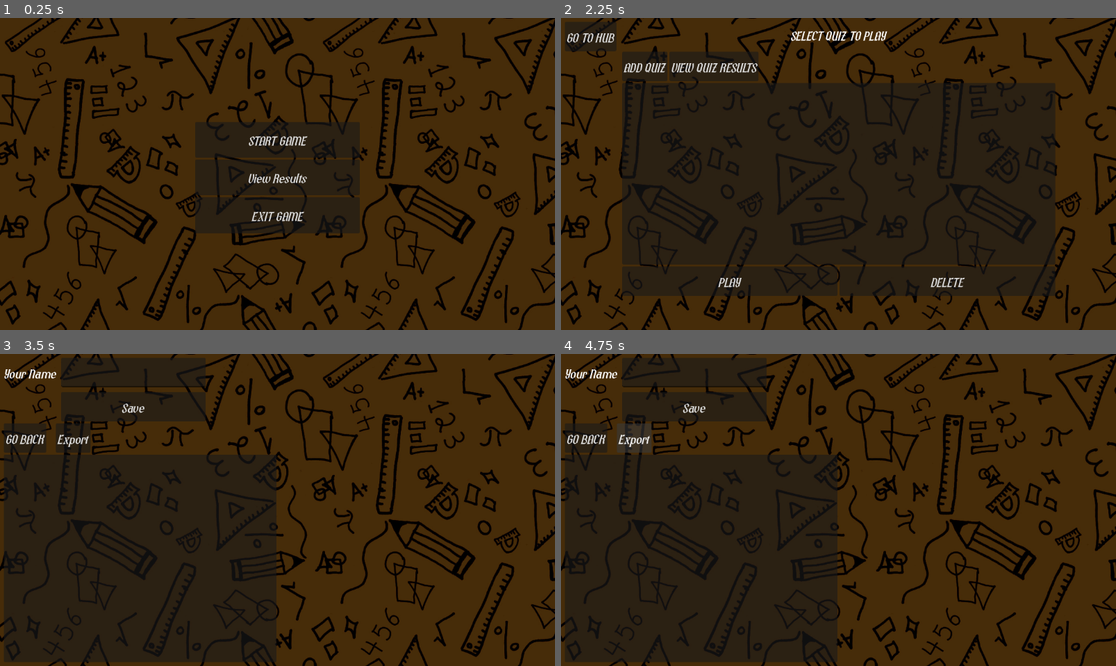
Above: before the commit, frames 1-4 (two rows, left to right).
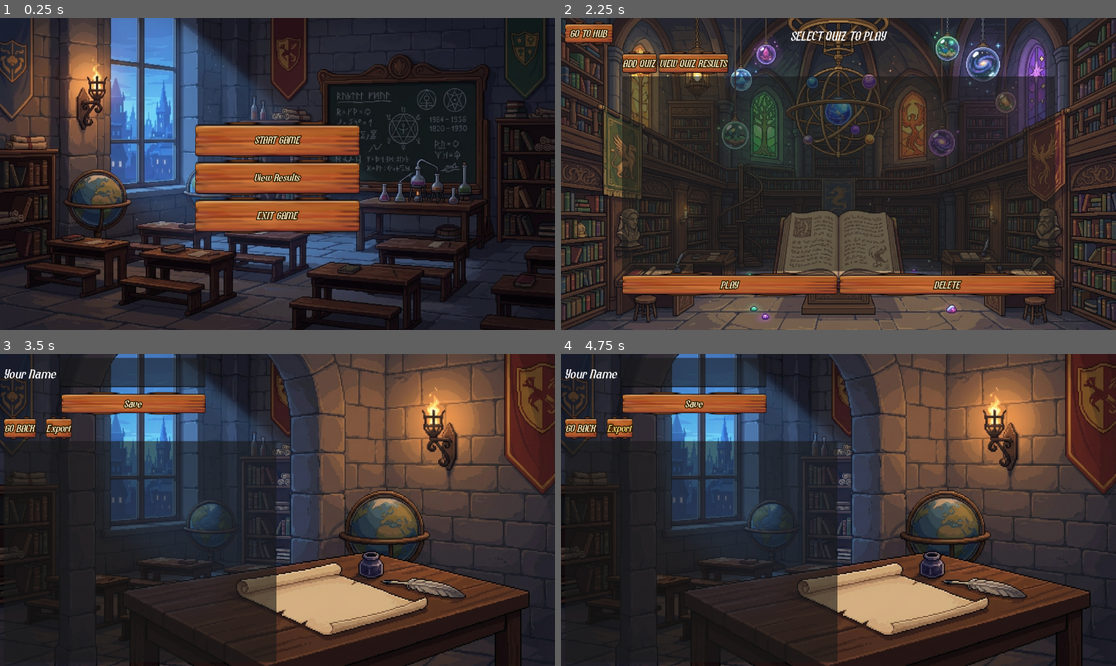
Above: after the commit, the same moments.

Repository: NwizuEmmanuel/quiz-quest
Game: Godot game, scene res://scenes/main/main.tscn
The game is run twice, just before and just after one commit, with the same random seed, the same clock (stepped at 60 frames per second) and the same inputs.
Inputs (mouse positions are in pixels of both pictures, inside the frame that each line leads up to):
- Up to frame 1 (0.25 s): no input
- Up to frame 2 (2.25 s): click "View Results" at 0.5 s; click (694, 36) at 1.27 s; type "Alex" at 1.35 s; click "GO BACK" at 2 s
- Up to frame 3 (3.5 s): click "VIEW QUIZ RESULTS" at 2.75 s
- Up to frame 4 (4.75 s): click "Export" at 3.5 s; click "Export" at 4.25 s

The runs differ from the first frame. In frame 1, 94% of the frame differs, in the area x 0-100%, y 0-100%; in frame 2, 66%; in frame 3, 70%; in frame 4, 70%.
Error in both runs: Invalid access to property or key 'username' on a base object of type 'Nil'. (res://scenes/view_stats/view_stat.gd:21)

Commit message:
Updated the math quiz button texture and UI layout

Diff:
--- a/scenes/main/main.tscn
+++ b/scenes/main/main.tscn
@@ -1,10 +1,10 @@
 [gd_scene format=3 uid="uid://5lnq1moklflw"]
 
 [ext_resource type="Script" uid="uid://b46oj7owjjnx" path="res://scenes/main/main.gd" id="1_iuonh"]
-[ext_resource type="Texture2D" uid="uid://c3gnctu2ea20i" path="res://assets/images/chenspec-art-7018244.jpg" id="2_k2fmo"]
+[ext_resource type="Texture2D" uid="uid://baevvt56b0o46" path="res://assets/backgrounds/classroom.png" id="2_iuonh"]
 
 [sub_resource type="StyleBoxTexture" id="StyleBoxTexture_w6xti"]
-texture = ExtResource("2_k2fmo")
+texture = ExtResource("2_iuonh")
 
 [node name="Main" type="Control" unique_id=1484905596]
 layout_mode = 3
--- a/scenes/quiz_result/quiz_result.tscn
+++ b/scenes/quiz_result/quiz_result.tscn
@@ -1,10 +1,10 @@
 [gd_scene format=3 uid="uid://d3i00mjoqaglt"]
 
 [ext_resource type="Script" uid="uid://bbbrfbdcykfpg" path="res://scenes/quiz_result/quiz_result.gd" id="1_sb3je"]
-[ext_resource type="Texture2D" uid="uid://c3gnctu2ea20i" path="res://assets/images/chenspec-art-7018244.jpg" id="2_dss5t"]
+[ext_resource type="Texture2D" uid="uid://oxjrshl8n5b4" path="res://assets/backgrounds/window.png" id="2_sb3je"]
 
 [sub_resource type="StyleBoxTexture" id="StyleBoxTexture_5v2o4"]
-texture = ExtResource("2_dss5t")
+texture = ExtResource("2_sb3je")
 
 [node name="QuizResult" type="Control" unique_id=323358654]
 layout_mode = 3
--- a/scenes/select_quiz/select_quiz.tscn
+++ b/scenes/select_quiz/select_quiz.tscn
@@ -1,10 +1,10 @@
 [gd_scene format=3 uid="uid://by4pofomoswoy"]
 
 [ext_resource type="Script" uid="uid://bxbw0kdcc4o5q" path="res://scenes/select_quiz/select_quiz.gd" id="1_7ak03"]
-[ext_resource type="Texture2D" uid="uid://c3gnctu2ea20i" path="res://assets/images/chenspec-art-7018244.jpg" id="2_obeme"]
+[ext_resource type="Texture2D" uid="uid://d0qni50d7l8b2" path="res://assets/backgrounds/library.png" id="2_7ak03"]
 
 [sub_resource type="StyleBoxTexture" id="StyleBoxTexture_45nl3"]
-texture = ExtResource("2_obeme")
+texture = ExtResource("2_7ak03")
 
 [node name="SelectQuiz" type="Control" unique_id=95589843]
 layout_mode = 3
--- a/scenes/view_stats/view_stat.tscn
+++ b/scenes/view_stats/view_stat.tscn
@@ -1,10 +1,10 @@
 [gd_scene format=3 uid="uid://bx3j7tuaj5jyb"]
 
 [ext_resource type="Script" uid="uid://dmhuwo3ewg5ok" path="res://scenes/view_stats/view_stat.gd" id="1_77s2t"]
-[ext_resource type="Texture2D" uid="uid://c3gnctu2ea20i" path="res://assets/images/chenspec-art-7018244.jpg" id="1_hu5ae"]
+[ext_resource type="Texture2D" uid="uid://7fokg62drnrk" path="res://assets/backgrounds/name bg.png" id="2_77s2t"]
 
 [sub_resource type="StyleBoxTexture" id="StyleBoxTexture_77s2t"]
-texture = ExtResource("1_hu5ae")
+texture = ExtResource("2_77s2t")
 
 [node name="ViewStat" type="Control" unique_id=1879957109]
 layout_mode = 3
Binary file added: assets/backgrounds/alchemy room.png
Not shown, added: assets/backgrounds/alchemy room.png.import
Binary file added: assets/backgrounds/classroom.png
Not shown, added: assets/backgrounds/classroom.png.import
Binary file added: assets/backgrounds/library.png
Not shown, added: assets/backgrounds/library.png.import
Binary file added: assets/backgrounds/name bg.png
Not shown, added: assets/backgrounds/name bg.png.import
Binary file added: assets/backgrounds/staircase library.png
Not shown, added: assets/backgrounds/staircase library.png.import
Binary file added: assets/backgrounds/window.png
Not shown, added: assets/backgrounds/window.png.import
(and 3 more such lines)
